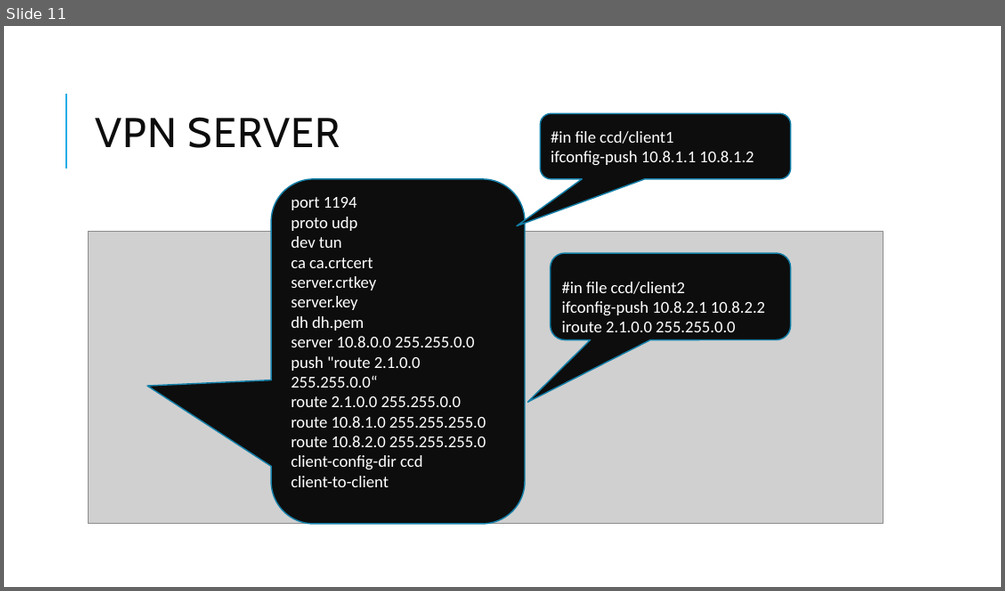
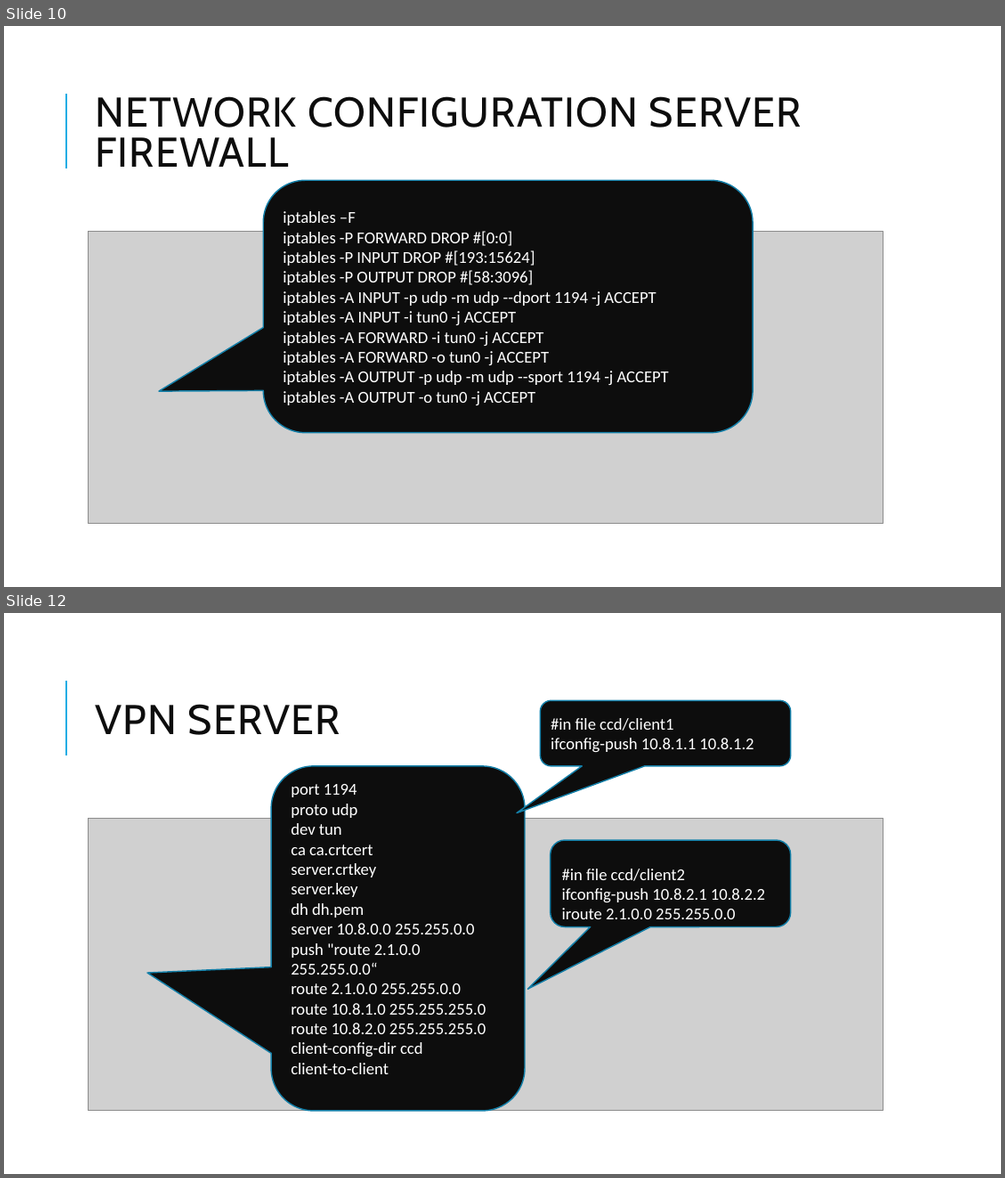
Before and after one commit to BSc-MSc-Projects/NSD-VPNs, a slide deck: NSD-OverlayVPN.pptx. Shown one above the other, each under a label of ours: slide 11 before the commit, slides 10 and 12 after it; the slides between them are not shown. The pictures are 1005x591 and 1005x1178 pixels, drawn with LibreOffice and Linux fonts; fonts in the diff are those of the drawing; grey boxes stand for pictures. Boxes give left, top, right and bottom in pixels: in the first picture for what was removed or moved away, otherwise in the second. Text is boxed around its words. In the diff, an @@ line names an element or a change of style, - is before the commit and + after.

Commit message:
add a slide

```diff
--- a/NSD-OverlayVPN.pptx
+++ b/NSD-OverlayVPN.pptx
@@ slide 10 added at [4,26,1001,587], background #FFFFFF; not listed: 1 template element that a slide beside it also shows @@
@@ title added at [95,96,801,167], 40 pt, text #0D0D0D @@
+NETWORK CONFIGURATION SERVER FIREWALL
@@ rounded speech box added at [264,180,753,432], fill #0D0D0D, outline #1580A9 1.25 pt, 16 pt, text #FFFFFF @@
+iptables –F
+iptables -P FORWARD DROP #[0:0]
+iptables -P INPUT DROP #[193:15624]
+iptables -P OUTPUT DROP #[58:3096]
+iptables -A INPUT -p udp -m udp --dport 1194 -j ACCEPT
+iptables -A INPUT -i tun0 -j ACCEPT
+iptables -A FORWARD -i tun0 -j ACCEPT
+iptables -A FORWARD -o tun0 -j ACCEPT
+iptables -A OUTPUT -p udp -m udp --sport 1194 -j ACCEPT
+iptables -A OUTPUT -o tun0 -j ACCEPT
@@ picture added at [88,232,882,524] @@
@@ what was slide 11 is now slide 12 @@
```
